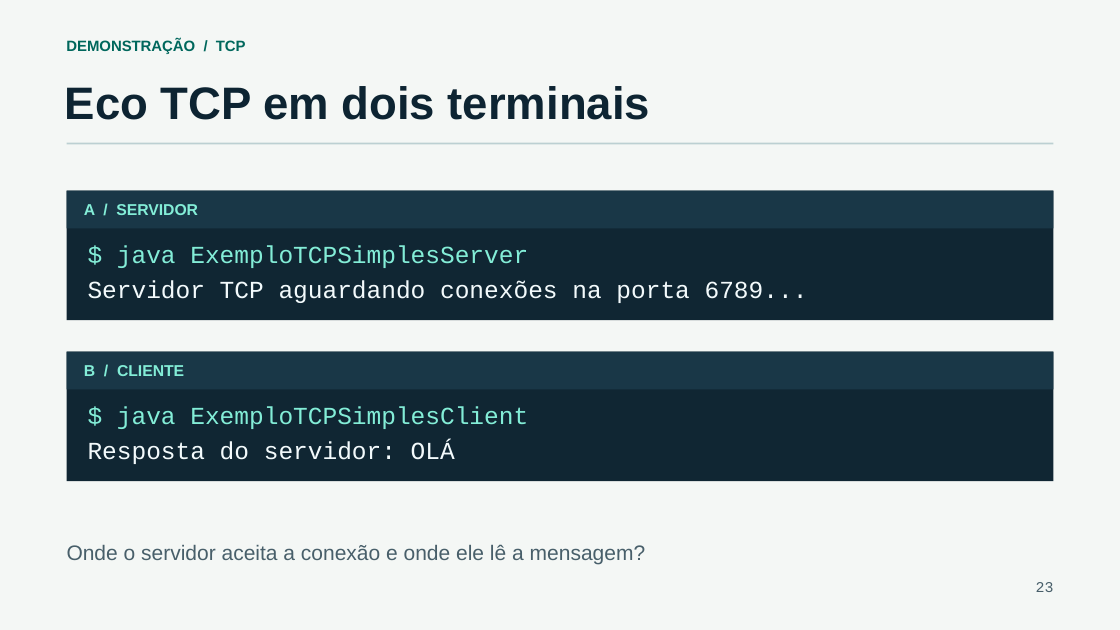
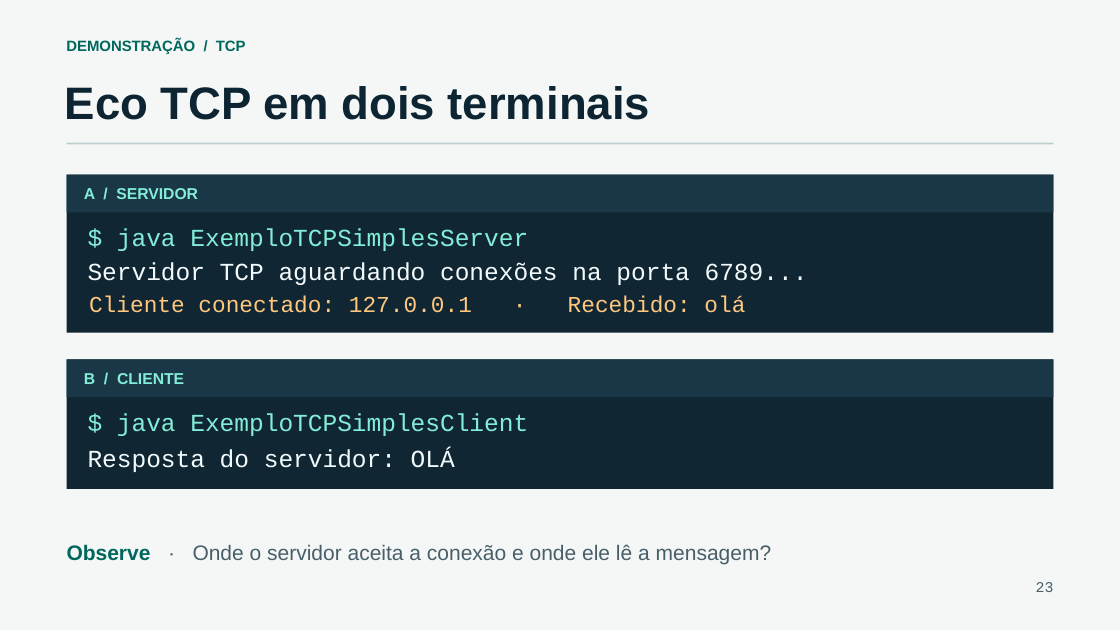
Before and after one commit to CassianoMn/xii-semac-sockets-java, a slide deck: slide 23 of slides/programacao-com-sockets-em-java.pptx. Drawn at 1120x630 pixels with LibreOffice and Linux fonts; fonts in the diff are those of the drawing. Boxes give left, top, right and bottom in pixels: in the first picture for what was removed or moved away, otherwise in the second. Text is boxed around its words. In the diff, an @@ line names an element or a change of style, - is before the commit and + after.

```diff
--- a/slides/programacao-com-sockets-em-java.pptx
+++ b/slides/programacao-com-sockets-em-java.pptx
@@ 2 texts, 1 rectangle: place and size @@
-2 texts, 1 rectangle at bbox=[66, 191, 1054, 268]
+2 texts, 1 rectangle at bbox=[66, 175, 1054, 251]
@@ rectangle: place and size @@
-rectangle at bbox=[66, 191, 1054, 320]
+rectangle at bbox=[66, 175, 1054, 333]
@@ text "Servidor TCP aguardando conexões na ...": place and size @@
-text "Servidor TCP aguardando conexões na ..." at bbox=[88, 281, 808, 303]
+text "Servidor TCP aguardando conexões na ..." at bbox=[88, 262, 808, 285]
@@ text added at bbox=[89, 296, 745, 313], 19.5 pt, text #FFC77F @@
+Cliente conectado: 127.0.0.1 · Recebido: olá
@@ rectangle: place and size @@
-rectangle at bbox=[66, 352, 1054, 481]
+rectangle at bbox=[66, 360, 1054, 489]
@@ rectangle: place and size @@
-rectangle at bbox=[66, 352, 1054, 390]
+rectangle at bbox=[66, 360, 1054, 397]
@@ 3 texts: place and size @@
-3 texts at bbox=[84, 365, 528, 464]
+3 texts at bbox=[84, 373, 528, 472]
@@ text at bbox=[67, 544, 772, 565]: text changed @@
-Onde o servidor aceita a conexão e onde ele lê a mensagem?
+Observe · Onde o servidor aceita a conexão e onde ele lê a mensagem?
```
Also in this commit, not shown: 29 other slides changed, 1 slide added, 8 other files.
